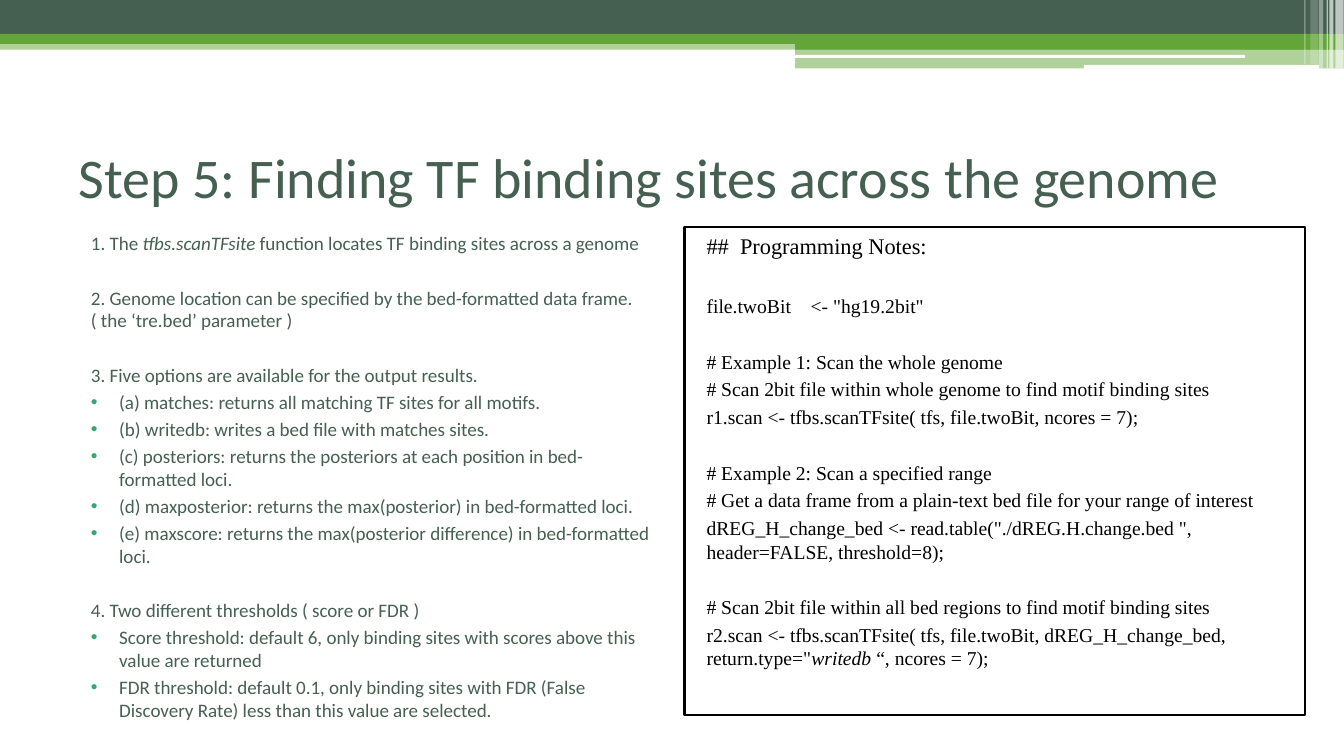
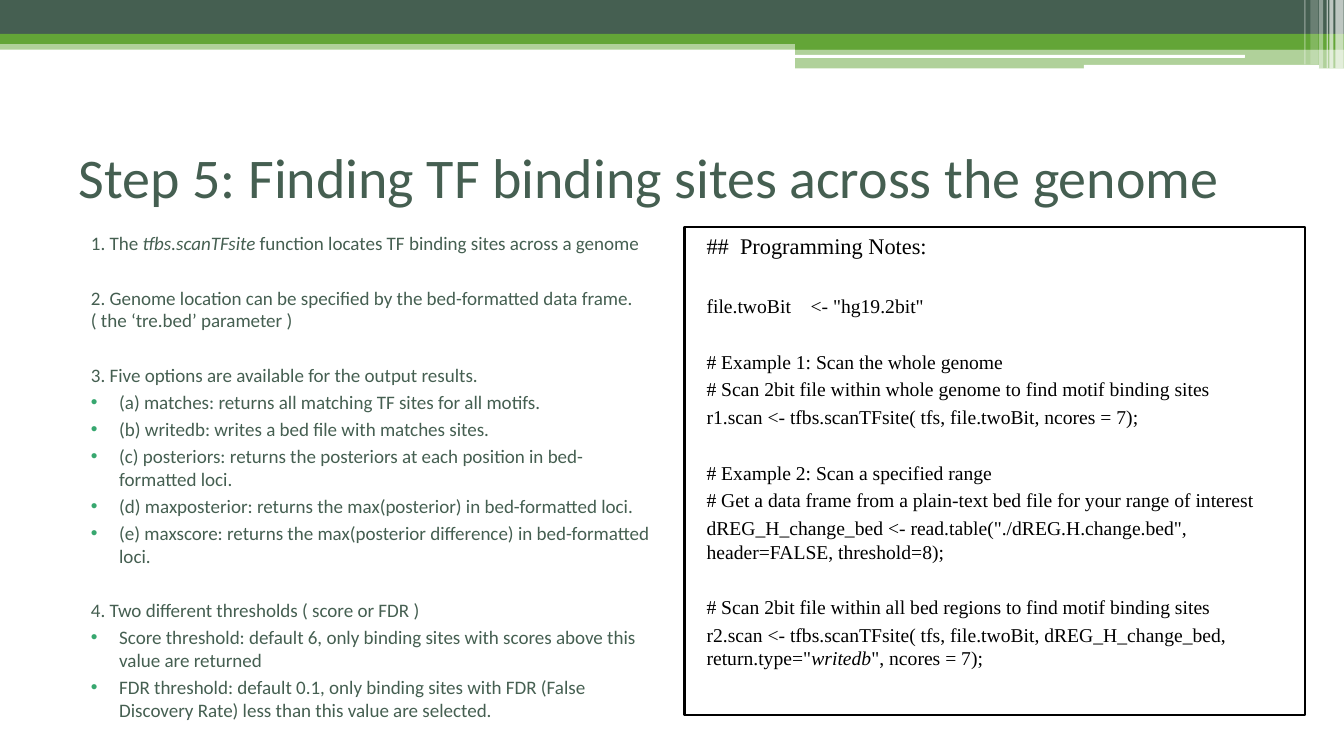
Before and after one commit to Danko-Lab/rtfbs_db, a slide deck: slide 15 of rtfbsdb-tutorial.pptx. Drawn at 1344x756 pixels with LibreOffice and Linux fonts; fonts in the diff are those of the drawing. Boxes give left, top, right and bottom in pixels: in the first picture for what was removed or moved away, otherwise in the second. Text is boxed around its words. In the diff, an @@ line names an element or a change of style, - is before the commit and + after.

```diff
--- a/rtfbsdb-tutorial.pptx
+++ b/rtfbsdb-tutorial.pptx
@@ text in rectangle at (x1=707, y1=521, x2=1187, y2=563): spaces changed @@
-dREG_H_change_bed <- read.table("./dREG.H.change.bed ", header=FALSE, threshold=8);
+dREG_H_change_bed <- read.table("./dREG.H.change.bed", header=FALSE, threshold=8);
@@ text in rectangle at (x1=707, y1=628, x2=1225, y2=670): text changed @@
-r2.scan <- tfbs.scanTFsite( tfs, file.twoBit, dREG_H_change_bed, return.type="writedb “, ncores = 7);
+r2.scan <- tfbs.scanTFsite( tfs, file.twoBit, dREG_H_change_bed, return.type="writedb", ncores = 7);
```
Also in this commit, not shown: 3 other slides changed.
